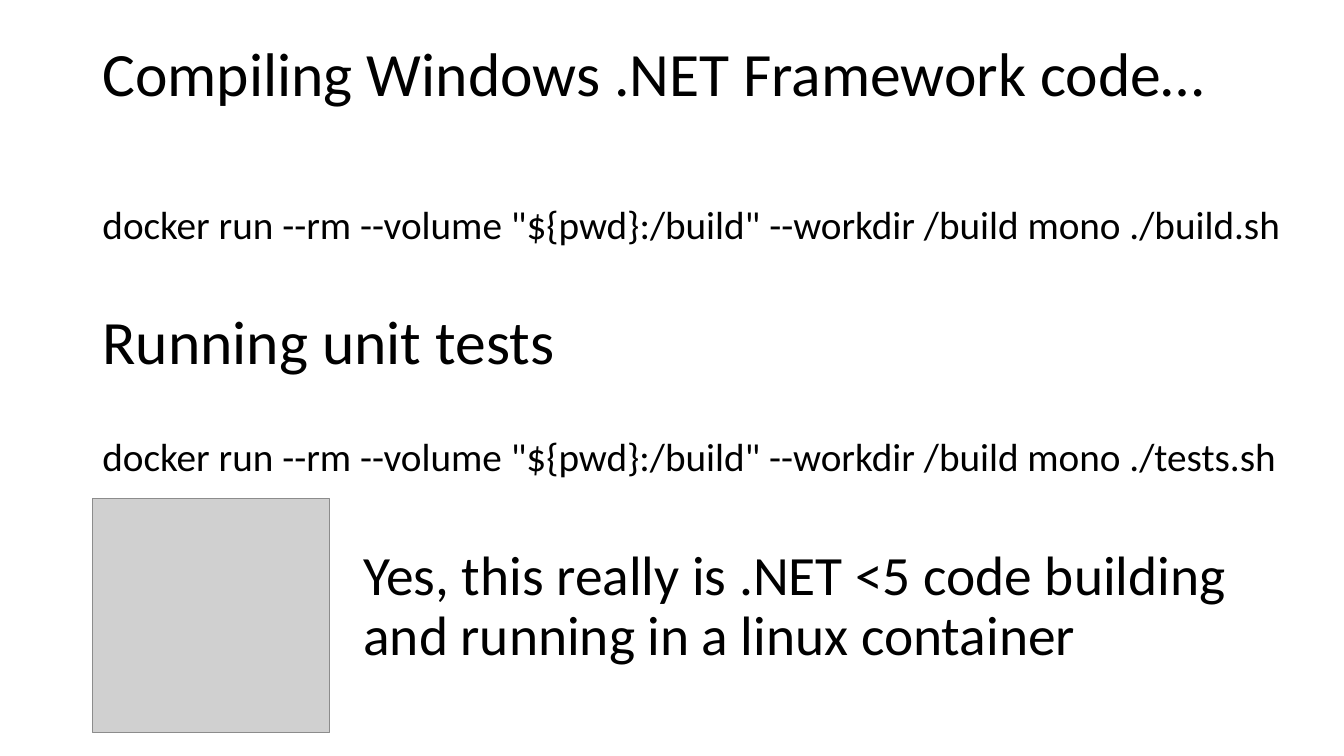
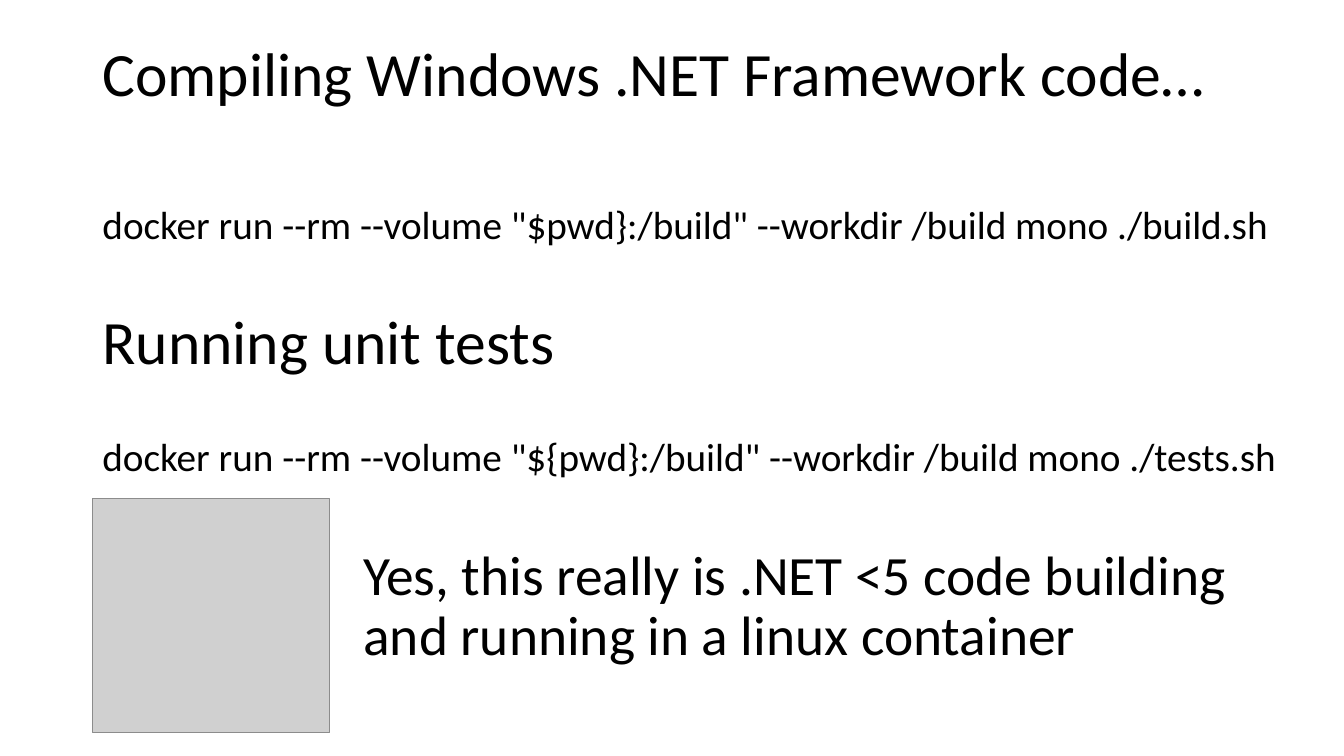
Before and after one commit to pavlosmcg/docker101, a slide deck: slide 20 of Docker 101.pptx. Drawn at 1344x756 pixels with LibreOffice and Linux fonts; fonts in the diff are those of the drawing; grey boxes stand for pictures. Boxes give left, top, right and bottom in pixels: in the first picture for what was removed or moved away, otherwise in the second. Text is boxed around its words. In the diff, an @@ line names an element or a change of style, - is before the commit and + after.

Commit message:
Yet another presentation update

```diff
--- a/Docker 101.pptx
+++ b/Docker 101.pptx
@@ text at (102, 210, 1267, 246): text changed @@
-docker run --rm --volume "${pwd}:/build" --workdir /build mono ./build.sh
+docker run --rm --volume "$pwd}:/build" --workdir /build mono ./build.sh
```
